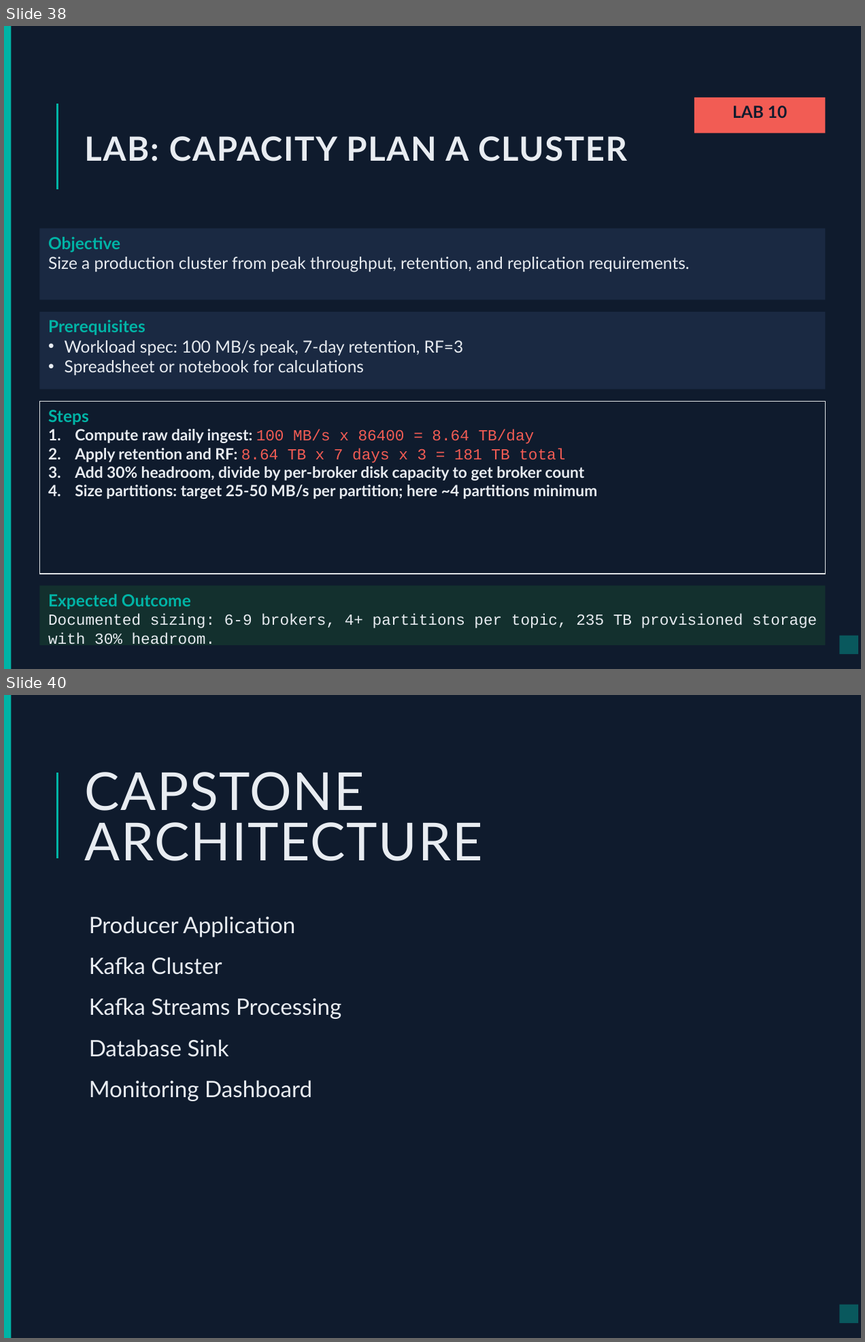
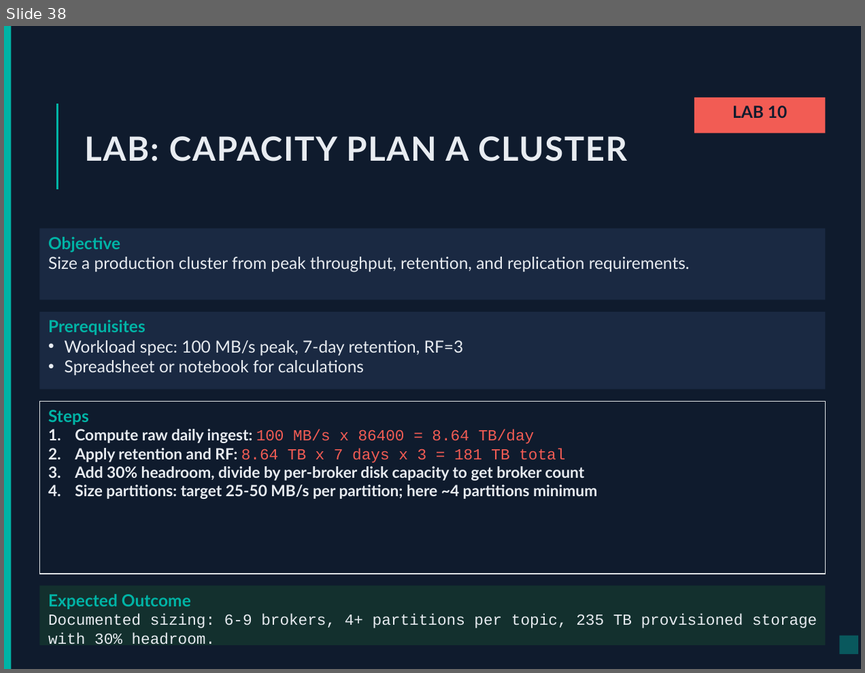
Before and after one commit to vikash-verma-profile/Kafka-May-2026-M, a slide deck: Day-10/Kafka_cap.pptx. Shown one above the other, each under a label of ours: slides 38 and 40 before the commit, slide 38 after it; the slides between them are not shown. The pictures are 865x1342 and 865x673 pixels, drawn with LibreOffice and Linux fonts; fonts in the diff are those of the drawing. Boxes give left, top, right and bottom in pixels: in the first picture for what was removed or moved away, otherwise in the second. Text is boxed around its words. In the diff, an @@ line names an element or a change of style, - is before the commit and + after.

```diff
--- a/Day-10/Kafka_cap.pptx
+++ b/Day-10/Kafka_cap.pptx
@@ slide 40 removed at (x1=4, y1=695, x2=861, y2=1338), background #0F1B2D; not listed: 3 template elements that a slide beside it also shows @@
@@ title removed at (x1=84, y1=772, x2=482, y2=861) @@
-CAPSTONE ARCHITECTURE
@@ text removed at (x1=89, y1=916, x2=341, y2=1101) @@
-  Producer Application
-  Kafka Cluster
-  Kafka Streams Processing
-  Database Sink
-  Monitoring Dashboard
```
Also in this commit, not shown: 1 slide changed, 5 other slides removed, 22 other files.
